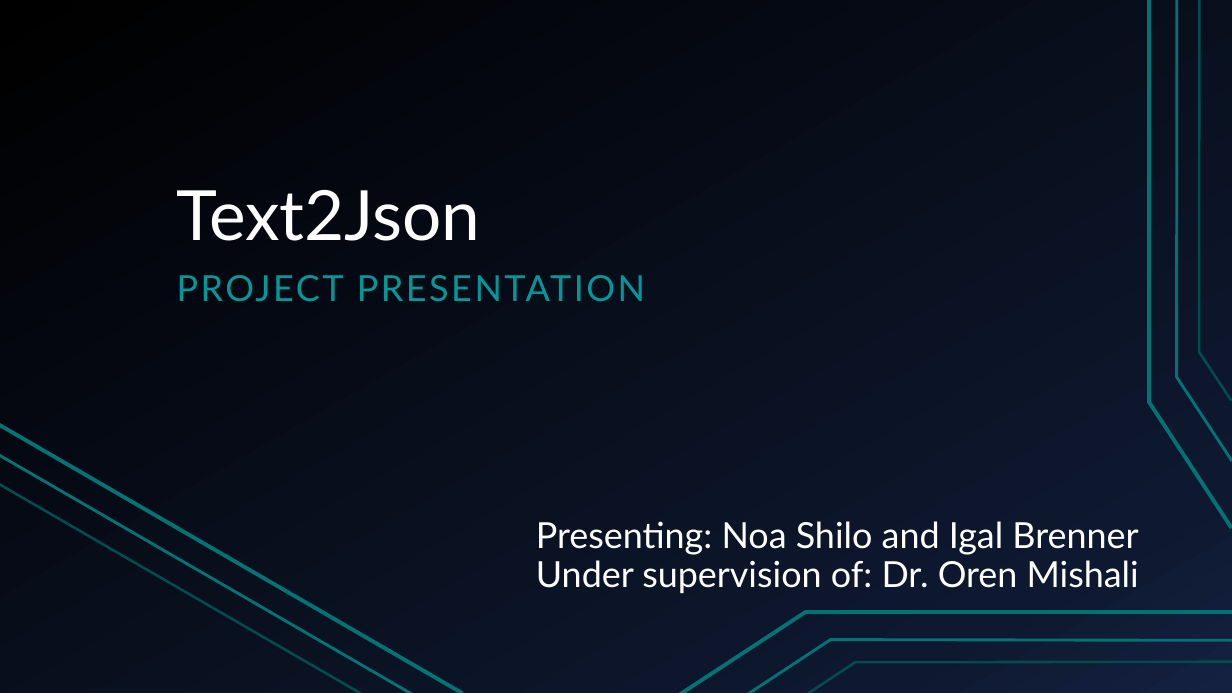
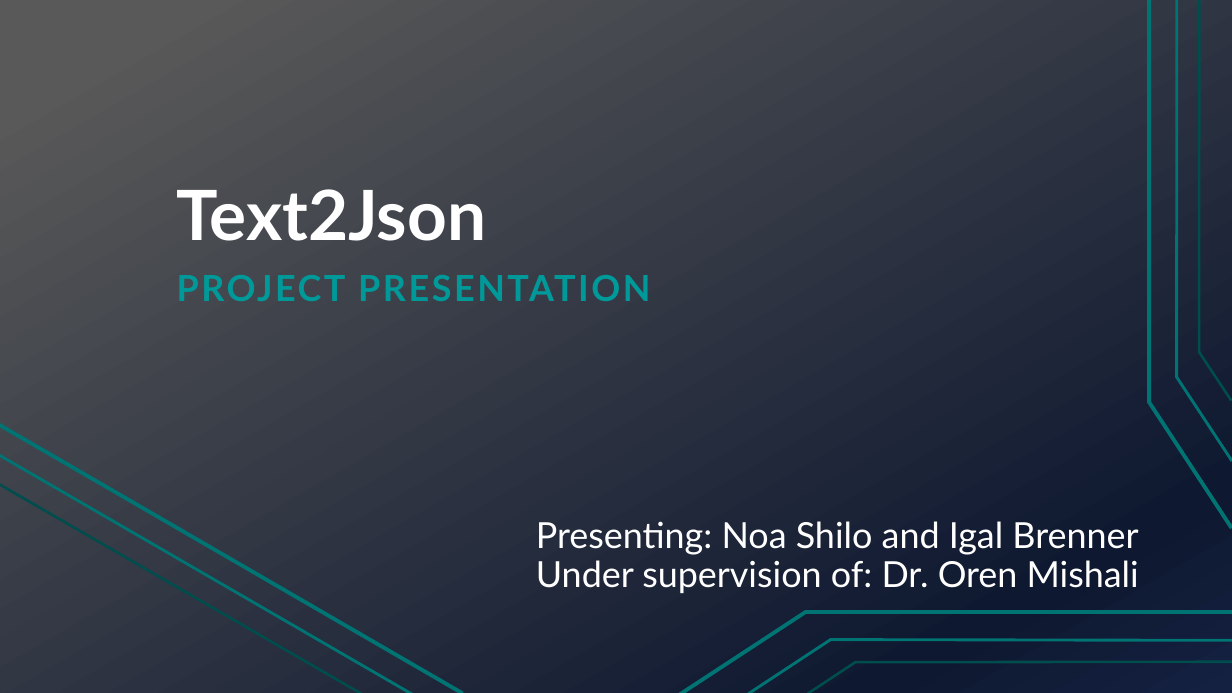
Before and after one commit to TechnionTDK/jbs-text2json, a slide deck: slide 1 of Text2Json.pptx. Drawn at 1232x693 pixels with LibreOffice and Linux fonts; fonts in the diff are those of the drawing. Boxes give left, top, right and bottom in pixels: in the first picture for what was removed or moved away, otherwise in the second. Text is boxed around its words. In the diff, an @@ line names an element or a change of style, - is before the commit and + after.

```diff
--- a/Text2Json.pptx
+++ b/Text2Json.pptx
@@ background gradient #000000 to #0F1931 to #142242 to gradient #595959 to #0F1931 to #142242 @@
@@ title "Text2Json" at [177,189,487,241]: bold on @@
@@ subtitle "PROJECT PRESENTATION" at [177,275,650,301]: bold on @@
```
Also in this commit, not shown: 9 other slides changed, 4 slides added.
